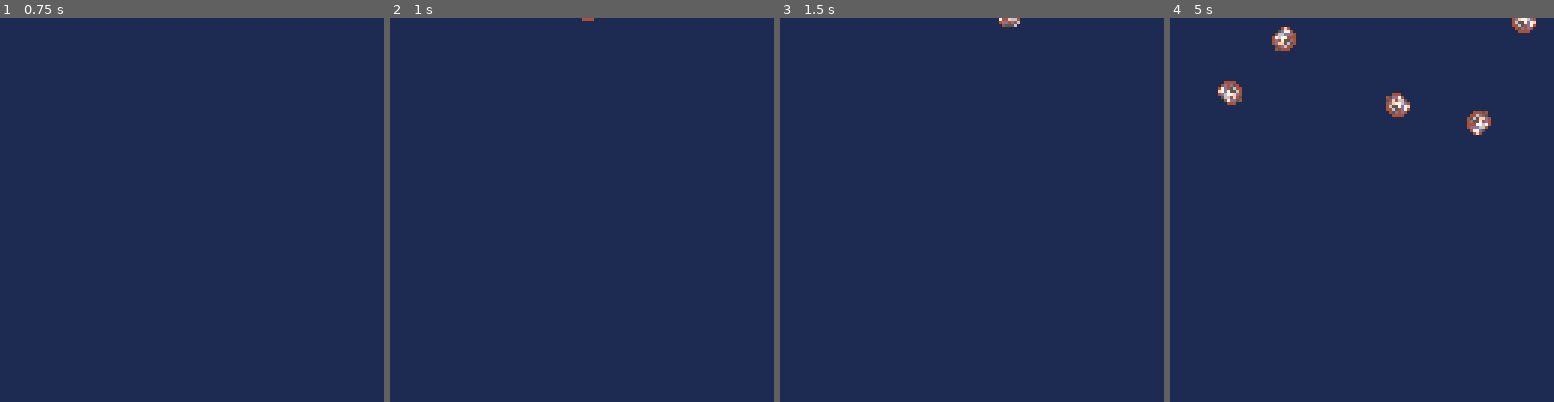
Above: before the commit, frames 1-4 (left to right).
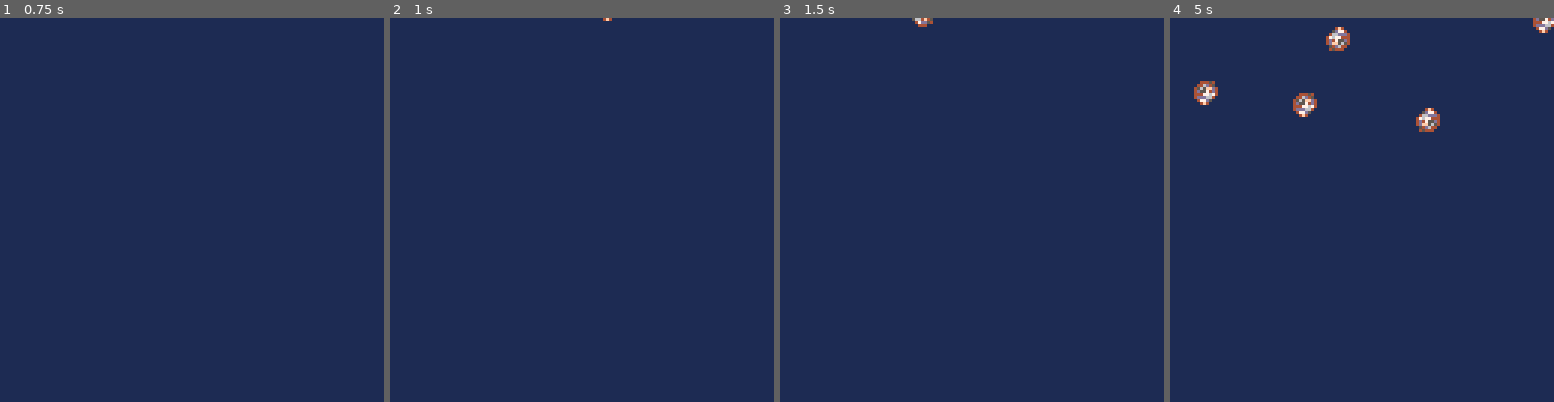
Above: after the commit, the same moments.

Repository: vmikelic/lightning-game-rand
Game: PICO-8 cartridge enemies/enemy_test.p8
Same seed, same stepped clock (60 frames per second), same inputs: the game is played once before the commit and once after it.
Inputs:
- Up to frame 1 (0.75 s): no input
- Up to frame 2 (1 s): no input
- Up to frame 3 (1.5 s): no input
- Up to frame 4 (5 s): no input

Frame 1 is identical in both runs. In frame 2, less than 0.1% of the frame differs, in the area x 50-58%, y 0-1%; in frame 3, 0.2%; in frame 4, 2.8%, in the area x 6-100%, y 0-31%.

Commit message:
Updated to 60fps

Diff:
--- a/enemies/enemy.lua
+++ b/enemies/enemy.lua
@@ -26,9 +26,6 @@
     damage=1
 }
 enemy.__index = enemy
-
--- frames for acceleration normalization
-local fps = 30
 
 -- enemy base
 function enemy:new(o)
--- a/enemies/enemy_test.p8
+++ b/enemies/enemy_test.p8
@@ -2,14 +2,16 @@
 version 38
 __lua__
 #include ../animation.lua
+#include globals.lua
 #include enemy.lua
 #include asteroid.lua
 #include enemy_manager.lua
 #include spawner.lua
 #include ../util/wait.lua
+
 -->8
 -- update loop
-function _update()
+function _update60()
     spawner._update()
     enemy_manager._update()
     timers._update()
--- /dev/null
+++ b/enemies/globals.lua
@@ -0,0 +1 @@
+fps=60
--- a/enemies/spawner.lua
+++ b/enemies/spawner.lua
@@ -37,7 +37,7 @@
     -- increment frame count
     spawner.frame += 1
     -- reset after second passed
-    if spawner.frame >= 30 then
+    if spawner.frame >= fps then
         spawner.frame = 0
         spawner.spawned_this_second = 0
     end
